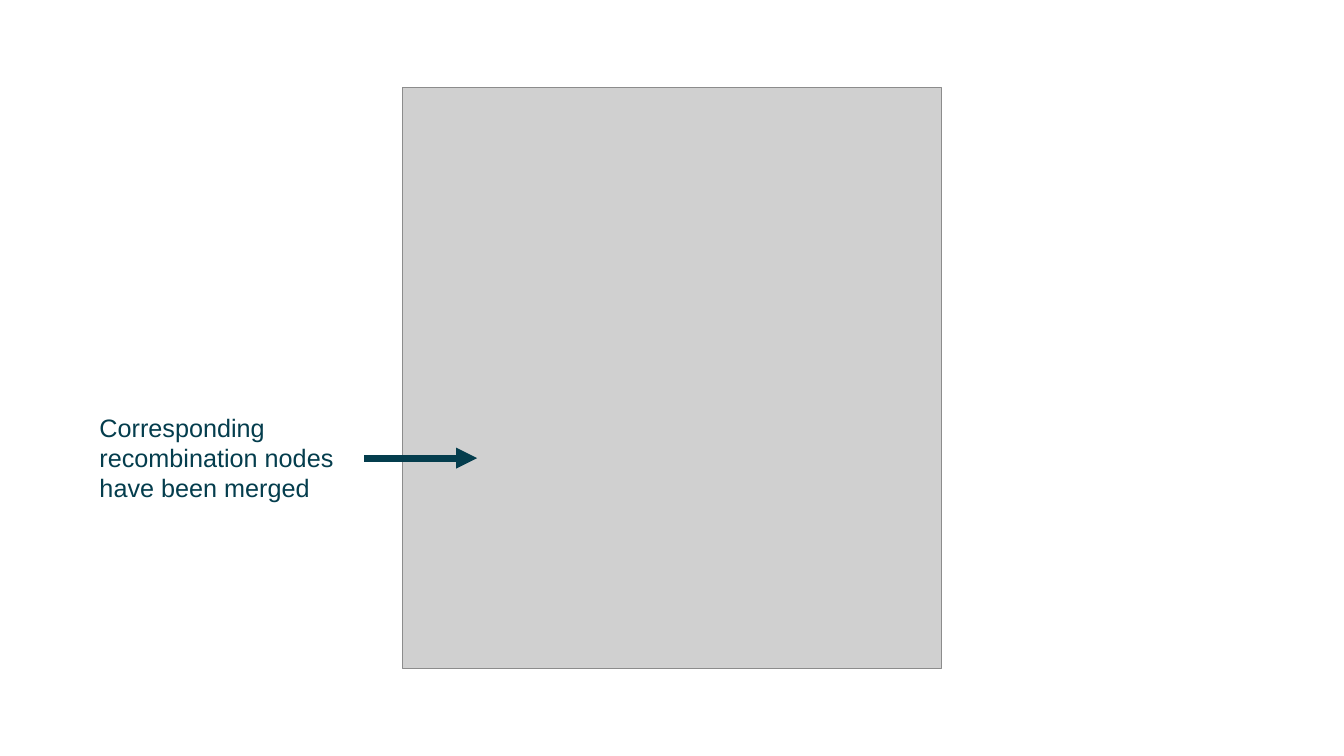
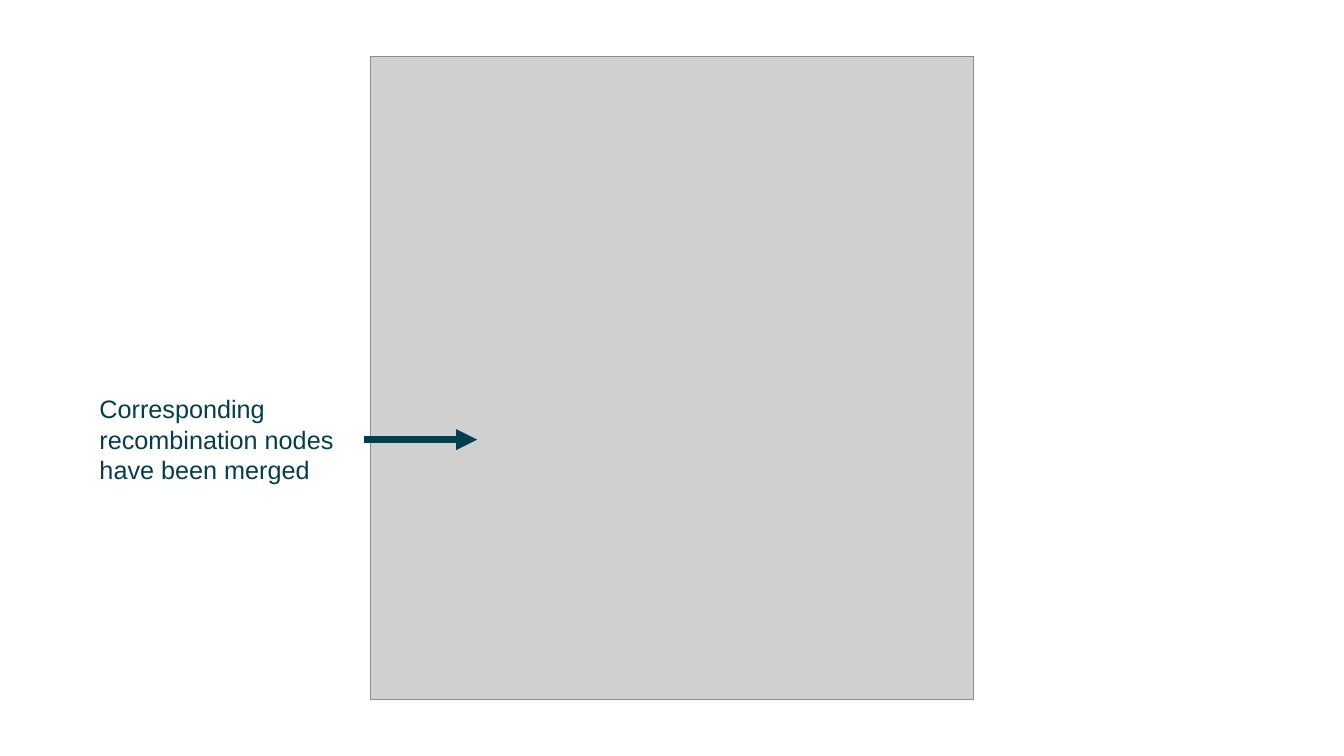
Before and after one commit to kitchensjn/tskit_arg_visualizer, a slide deck: slide 15 of tskit_presentation.pptx. Drawn at 1344x756 pixels with LibreOffice and Linux fonts; fonts in the diff are those of the drawing; grey boxes stand for pictures. Boxes give left, top, right and bottom in pixels: in the first picture for what was removed or moved away, otherwise in the second. Text is boxed around its words. In the diff, an @@ line names an element or a change of style, - is before the commit and + after.

```diff
--- a/tskit_presentation.pptx
+++ b/tskit_presentation.pptx
@@ picture resized from (x1=403, y1=88, x2=942, y2=668) to (x1=370, y1=56, x2=973, y2=701) @@
@@ text "Corresponding recombination nodes have been ..." moved from (x1=99, y1=418, x2=334, y2=503) to (x1=99, y1=399, x2=334, y2=485) @@
@@ arrow moved from (364, 458) - (477, 458) to (364, 440) - (477, 440) @@
```
Also in this commit, not shown: 8 other slides changed, 3 slides added, 3 slides removed, 3 other files.
